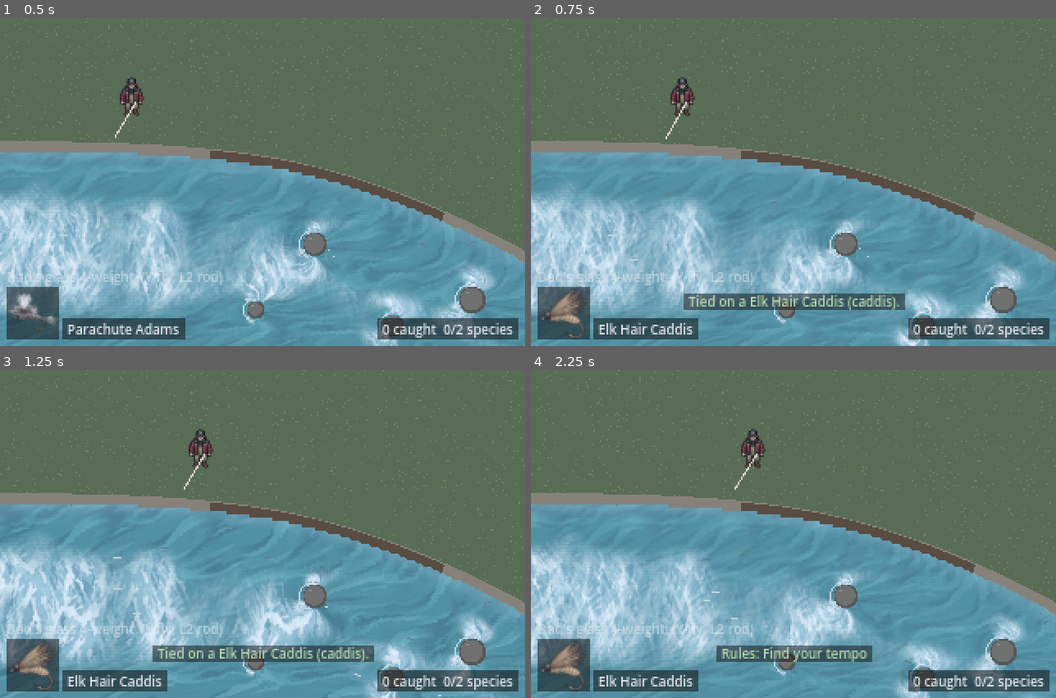
Above: before the commit, frames 1-4 (two rows, left to right).
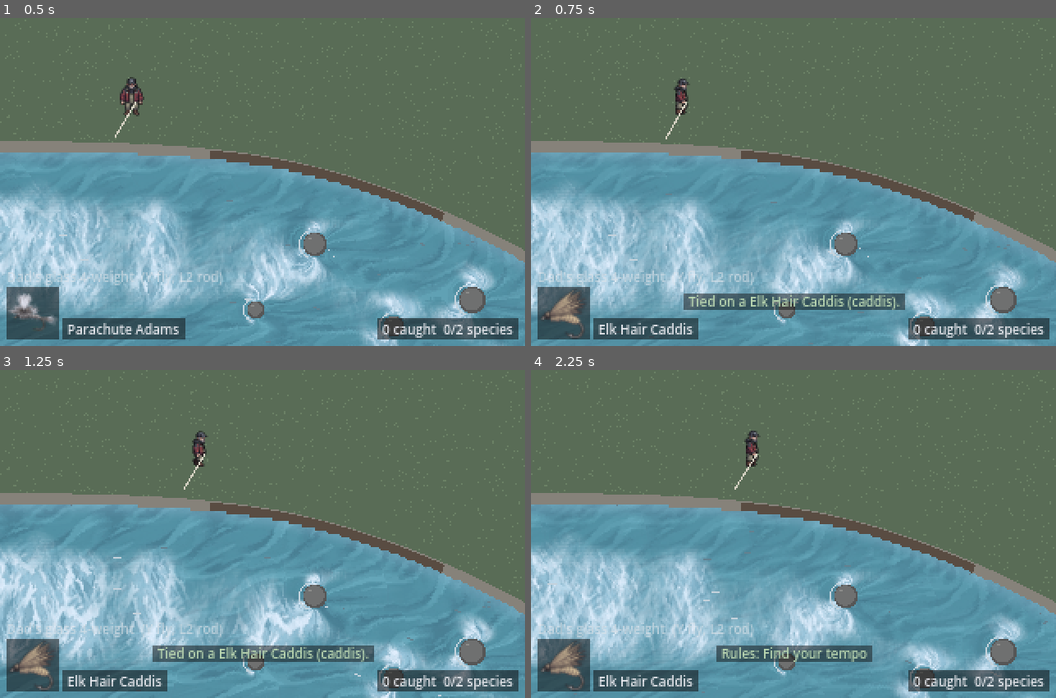
Above: after the commit, the same moments.

Repository: travernorm/Lodge
Game: Godot game, scene res://scenes/main.tscn
The game is run twice, just before and just after one commit, with the same random seed, the same clock (stepped at 60 frames per second) and the same inputs.
Inputs (mouse positions are in pixels of both pictures, inside the frame that each line leads up to):
- Up to frame 1 (0.5 s): no input
- Up to frame 2 (0.75 s): tap Enter at 0.5 s; move the mouse to (909, 165) at 0.52 s; hold D (move_right) from 0.53 s (still down); tap F (change_fly) at 0.6 s; click (909, 165) at 0.67 s
- Up to frame 3 (1.25 s): keep holding D (move_right)
- Up to frame 4 (2.25 s): release D (move_right) at 1.25 s; drag from (688, 550) to (767, 599) at 1.27 s; move the mouse to (846, 461) at 2.02 s; hold D (move_right) from 2.03 s (still down); tap Tab (cycle_rules) at 2.1 s

Frame 1 is identical in both runs. In frame 2, 0.3% of the frame differs, in the area x 26-32%, y 18-30%; in frame 3, 0.3%, in the area x 35-41%, y 18-30%; in frame 4, 0.3%.

Commit message:
Walk the angler with Traver's walk frames
Traver's 8 PixelLab walk GIFs become assets/angler/walk.png: one row per
direction, 8 frames each, cut to 48x48 so the feet line up with idle.png.
AnglerView plays them while his feet move, facing the way he walks, and
steps the frames with distance walked. When he stops he stands in his idle
view facing the water again. No change to the stream scene.

Co-Authored-By: Claude Opus 5.5 <noreply@anthropic.com>
Claude-Session: https://claude.ai/code/session_011A7L2nLSW2LXy5XxWJLUNz

Diff:
--- a/scripts/angler_view.gd
+++ b/scripts/angler_view.gd
@@ -8,6 +8,13 @@
 ## The sheet (`assets/angler/idle.png`) is one row of 8 square views in the
 ## same order as the fly sheets: S, SE, E, NE, N, NW, W, SW, the way the angler
 ## faces on screen. Facing the water across the test screen shows his back.
+##
+## While he moves he walks: `assets/angler/walk.png` holds one row of frames per
+## direction (rows in the same S..SW order), and he faces the way he is going.
+## The frames step with the distance walked, not the clock, so his feet keep
+## pace with the ground at any speed. When he stops he turns back to the water
+## and stands in his idle view.
+##
 ## The views were painted at 48 px and are drawn at half size, sampled with
 ## mipmaps (the sheet is imported with mipmaps on) so the detail stays clean.
 
@@ -15,11 +22,18 @@
 ## 24 = half the painted 48 px, which makes him about 23 px tall.
 const DRAW_PX := 24.0
 const COL_ROD := Color("e8d8a8")
+## How far he walks (screen px) in one full cycle of the walk frames (two steps).
+const WALK_CYCLE_PX := 32.0
 
 ## The angler's views. Point this at a new sheet in the same layout to swap the art.
 @export var sheet: Texture2D = preload("res://assets/angler/idle.png")
+## His walk: one row of square frames per view, in the same order as `sheet`.
+@export var walk_sheet: Texture2D = preload("res://assets/angler/walk.png")
 
 var _facing := FlyView.Facing.NORTH
+var _feet := Vector2.ZERO
+var _shown := false
+var _walked := 0.0  # px since he started walking; 0 while standing
 var _hand := Vector2.ZERO
 var _tip := Vector2.ZERO
 
@@ -39,10 +53,19 @@
 
 ## Shows the angler standing at `feet`, facing along `toward` (screen
 ## direction; UP faces the top of the screen), holding the rod from `hand` to
-## `tip`. All in the owner's space.
+## `tip`. All in the owner's space. If his feet moved since the last call he
+## walks that way; otherwise he stands facing `toward`.
 func show_angler(feet: Vector2, toward: Vector2, hand: Vector2, tip: Vector2) -> void:
+	var step := feet - _feet if _shown else Vector2.ZERO
+	_feet = feet
+	_shown = true
+	if step.length() > 0.001:
+		_walked += step.length()
+		_facing = FlyView.facing_for(step)
+	else:
+		_walked = 0.0
+		_facing = FlyView.facing_for(toward)
 	position = feet.floor()
-	_facing = FlyView.facing_for(toward)
 	_hand = hand.floor() - position
 	_tip = tip.floor() - position
 	queue_redraw()
@@ -53,12 +76,38 @@
 	return _facing
 
 
+func is_walking() -> bool:
+	return _walked > 0.0
+
+
+## Which walk frame shows (0 to frames - 1), or -1 while he stands.
+func walk_frame() -> int:
+	if not is_walking() or walk_sheet == null:
+		return -1
+	var frames := walk_frames(walk_sheet)
+	return int(_walked / WALK_CYCLE_PX * frames) % frames
+
+
+## How many frames a walk sheet holds: square cells, one row per view.
+static func walk_frames(walk: Texture2D) -> int:
+	return maxi(1, roundi(walk.get_width() / (walk.get_height() / float(FlyView.VIEWS))))
+
+
+## The part of a walk sheet holding one frame of one view.
+static func walk_rect(walk: Texture2D, facing: FlyView.Facing, frame: int) -> Rect2:
+	var cell := walk.get_height() / float(FlyView.VIEWS)
+	return Rect2(cell * frame, cell * int(facing), cell, cell)
+
+
 ## Where one view is drawn, around the feet: centred across, standing on them.
 static func body_rect() -> Rect2:
 	return Rect2(-DRAW_PX * 0.5, -DRAW_PX, DRAW_PX, DRAW_PX)
 
 
 func _draw() -> void:
-	if sheet != null:
+	var frame := walk_frame()
+	if frame >= 0:
+		draw_texture_rect_region(walk_sheet, body_rect(), walk_rect(walk_sheet, _facing, frame))
+	elif sheet != null:
 		draw_texture_rect_region(sheet, body_rect(), FlyView.frame_rect(sheet, _facing))
 	draw_line(_hand, _tip, COL_ROD, 1.0)
--- a/tests/angler_view_test.gd
+++ b/tests/angler_view_test.gd
@@ -11,6 +11,8 @@
 	_test_facing()
 	_test_placement()
 	_test_drawn_first()
+	_test_walk_sheet()
+	_test_walking()
 	if _failures == 0:
 		print("Angler view tests passed.")
 		quit(0)
@@ -61,6 +63,42 @@
 	owner.free()
 
 
+func _test_walk_sheet() -> void:
+	var view := AnglerView.new()
+	_check(view.walk_sheet != null, "the angler has a walk sheet")
+	if view.walk_sheet != null:
+		_check(AnglerView.walk_frames(view.walk_sheet) == 8, "the walk has 8 frames")
+		_check(view.walk_sheet.get_height() == view.sheet.get_height() * FlyView.VIEWS, "one row of walk frames per view, the idle's cell size")
+		_check(AnglerView.walk_rect(view.walk_sheet, FlyView.Facing.EAST, 3) == Rect2(144, 96, 48, 48), "east is the third row, frame 3 the fourth cell")
+	view.free()
+
+
+## He walks the way his feet move, the frames stepping with distance, and
+## stands facing the water when he stops.
+func _test_walking() -> void:
+	var view := AnglerView.new()
+	var hand := Vector2(3, -9)
+	var tip := Vector2(3, -35)
+	view.show_angler(Vector2(100, 100), Vector2.UP, Vector2(100, 100) + hand, Vector2(100, 100) + tip)
+	_check(not view.is_walking() and view.walk_frame() == -1, "standing still on the first frame shown")
+	var p := Vector2(100, 100)
+	var frames_seen := {}
+	for i in 32:  # 32 px east, one walk cycle
+		p.x += 1.0
+		view.show_angler(p, Vector2.UP, p + hand, p + tip)
+		frames_seen[view.walk_frame()] = true
+	_check(view.is_walking(), "moving makes him walk")
+	_check(view.facing() == FlyView.Facing.EAST, "he faces the way he walks, not the water")
+	_check(frames_seen.size() == 8, "one cycle of walking shows all 8 frames (saw %d)" % frames_seen.size())
+	view.show_angler(p, Vector2.UP, p + hand, p + tip)
+	_check(not view.is_walking(), "stopping stands him still")
+	_check(view.facing() == FlyView.Facing.NORTH, "stopped, he turns back to the water")
+	p.x -= 1.0
+	view.show_angler(p, Vector2.UP, p + hand, p + tip)
+	_check(view.walk_frame() == 0 and view.facing() == FlyView.Facing.WEST, "walking again starts the cycle from its first frame")
+	view.free()
+
+
 func _check(ok: bool, what: String) -> void:
 	if not ok:
 		_failures += 1
Binary file added: assets/angler/walk.png
Not shown, added: assets/angler/walk.png.import
Not shown, changed: assets/angler/SOURCE.md
Not shown, changed: docs/ARCHITECTURE.md
